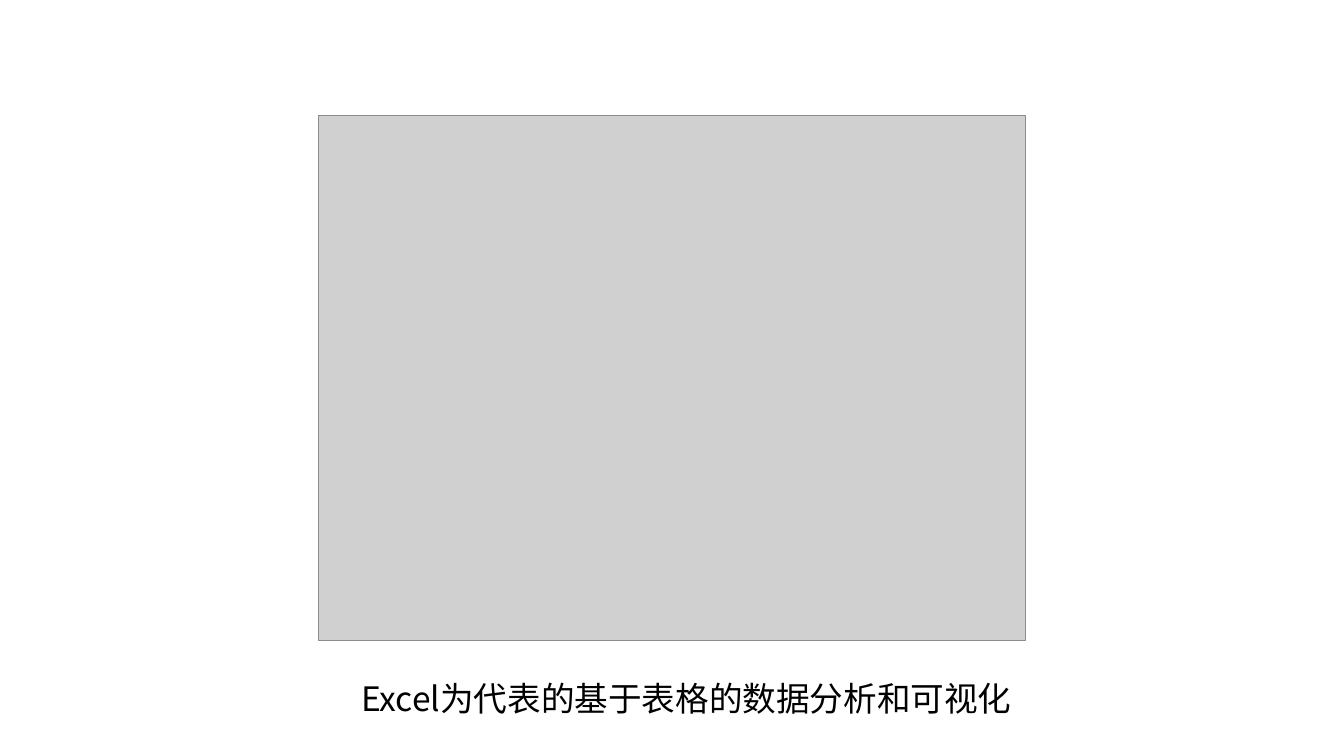
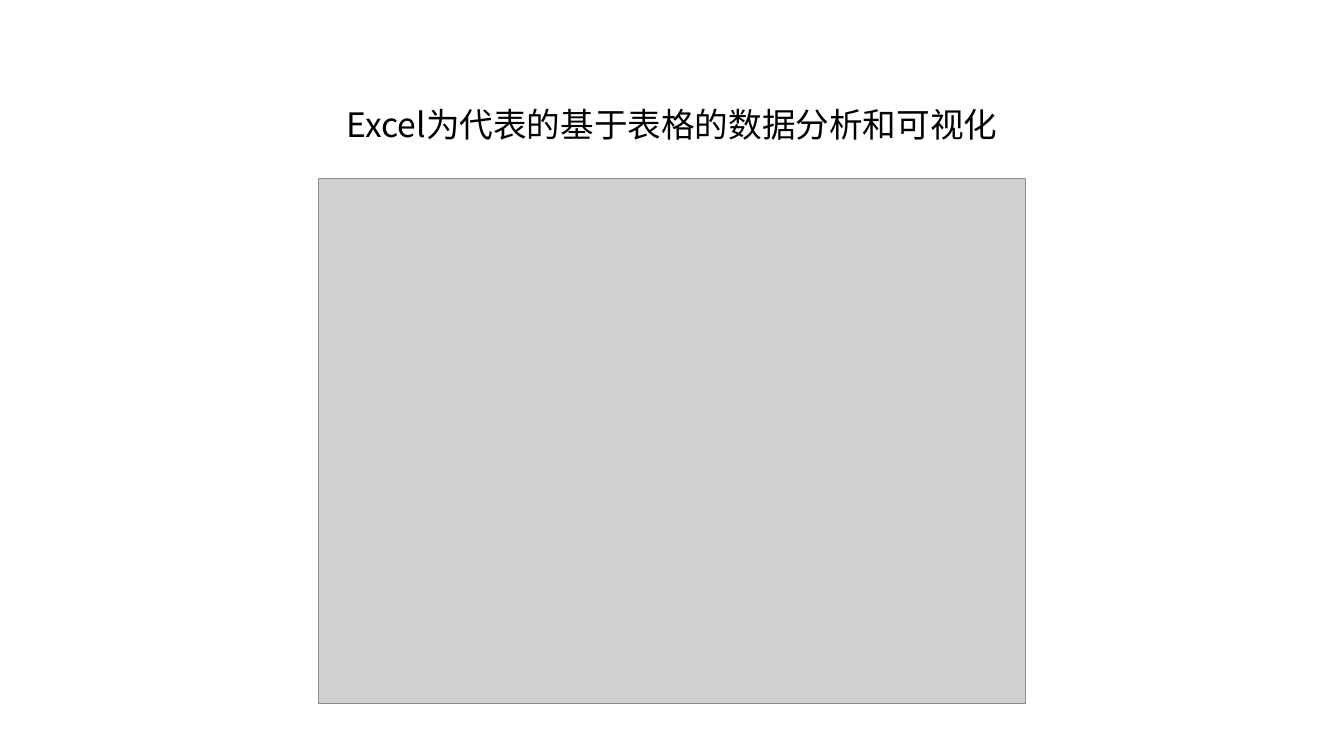
Before and after one commit to czyt1988/data-workbench, a slide deck: slide 2 of doc/DataWorkFlow-chart.pptx. Drawn at 1344x756 pixels with LibreOffice and Linux fonts; fonts in the diff are those of the drawing; grey boxes stand for pictures. Boxes give left, top, right and bottom in pixels: in the first picture for what was removed or moved away, otherwise in the second. Text is boxed around its words. In the diff, an @@ line names an element or a change of style, - is before the commit and + after.

```diff
--- a/doc/DataWorkFlow-chart.pptx
+++ b/doc/DataWorkFlow-chart.pptx
@@ text "Excel为代表的基于表格的数据分析和可视化": place and size @@
-text "Excel为代表的基于表格的数据分析和可视化" at bbox=[361, 682, 1011, 714]
+text "Excel为代表的基于表格的数据分析和可视化" at bbox=[347, 108, 997, 140]
@@ picture: place and size @@
-picture at bbox=[319, 116, 1025, 640]
+picture at bbox=[319, 178, 1025, 703]
```
Also in this commit, not shown: 8 other slides changed, 5 slides added, 1 slide removed, 25 other files.
